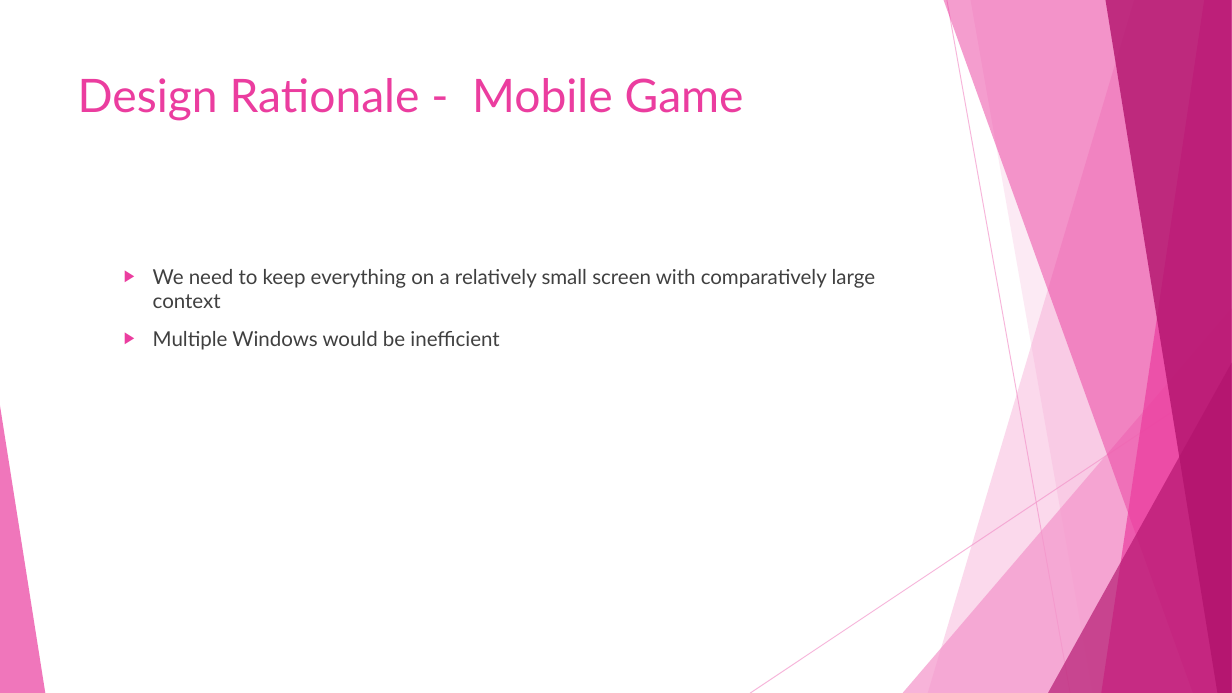
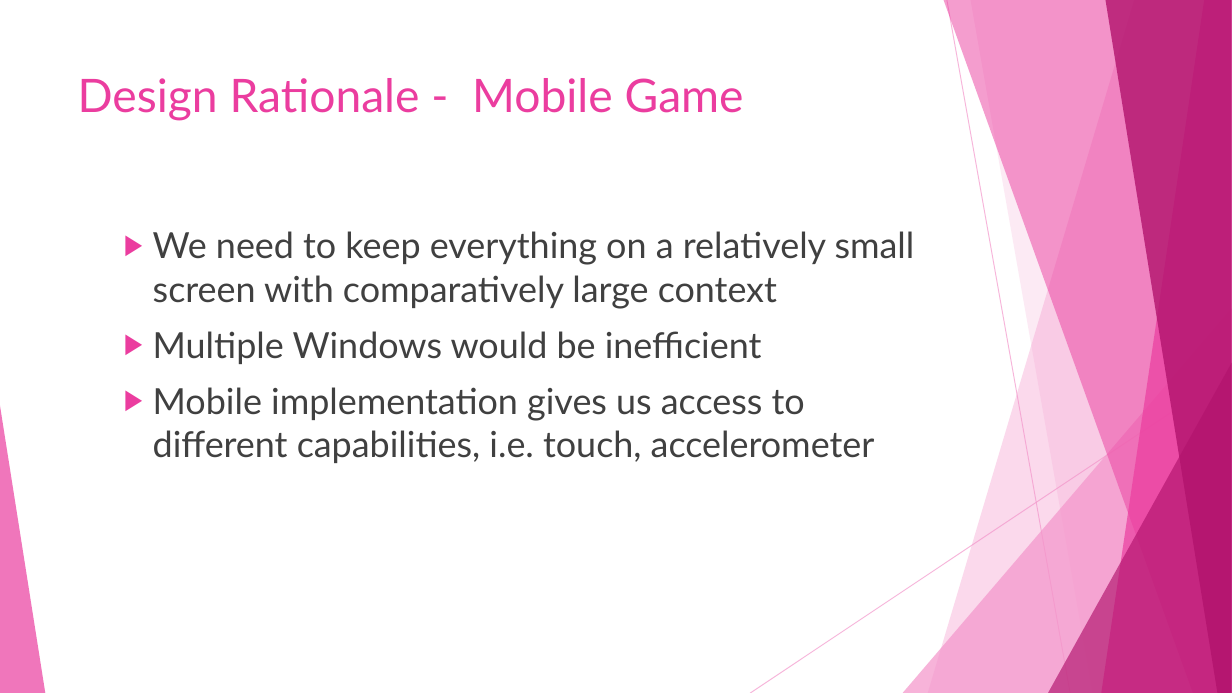
Before and after one commit to alexandraburress/488GroupProject, a slide deck: slide 9 of SchoolReport/Mobile Wizard Dress-Up Game.pptx. Drawn at 1232x693 pixels with LibreOffice and Linux fonts; fonts in the diff are those of the drawing. Boxes give left, top, right and bottom in pixels: in the first picture for what was removed or moved away, otherwise in the second. Text is boxed around its words. In the diff, an @@ line names an element or a change of style, - is before the commit and + after.

```diff
--- a/SchoolReport/Mobile Wizard Dress-Up Game.pptx
+++ b/SchoolReport/Mobile Wizard Dress-Up Game.pptx
@@ text at [153,231,915,364]: size 16 to 28 pt in "We need to keep everything on a ...", "Multiple Windows would be inefficient" @@
@@ text at [153,387,875,463]: paragraph added @@
+  ▶ Mobile implementation gives us access to different capabilities, i.e. touch, accelerometer
```
Also in this commit, not shown: 12 other slides changed, 1 other file.
